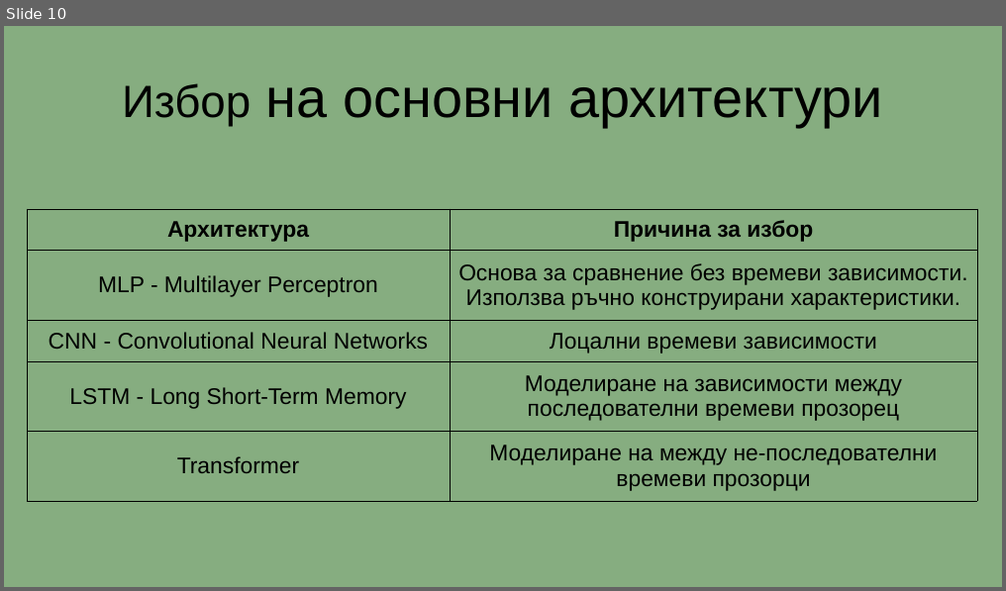
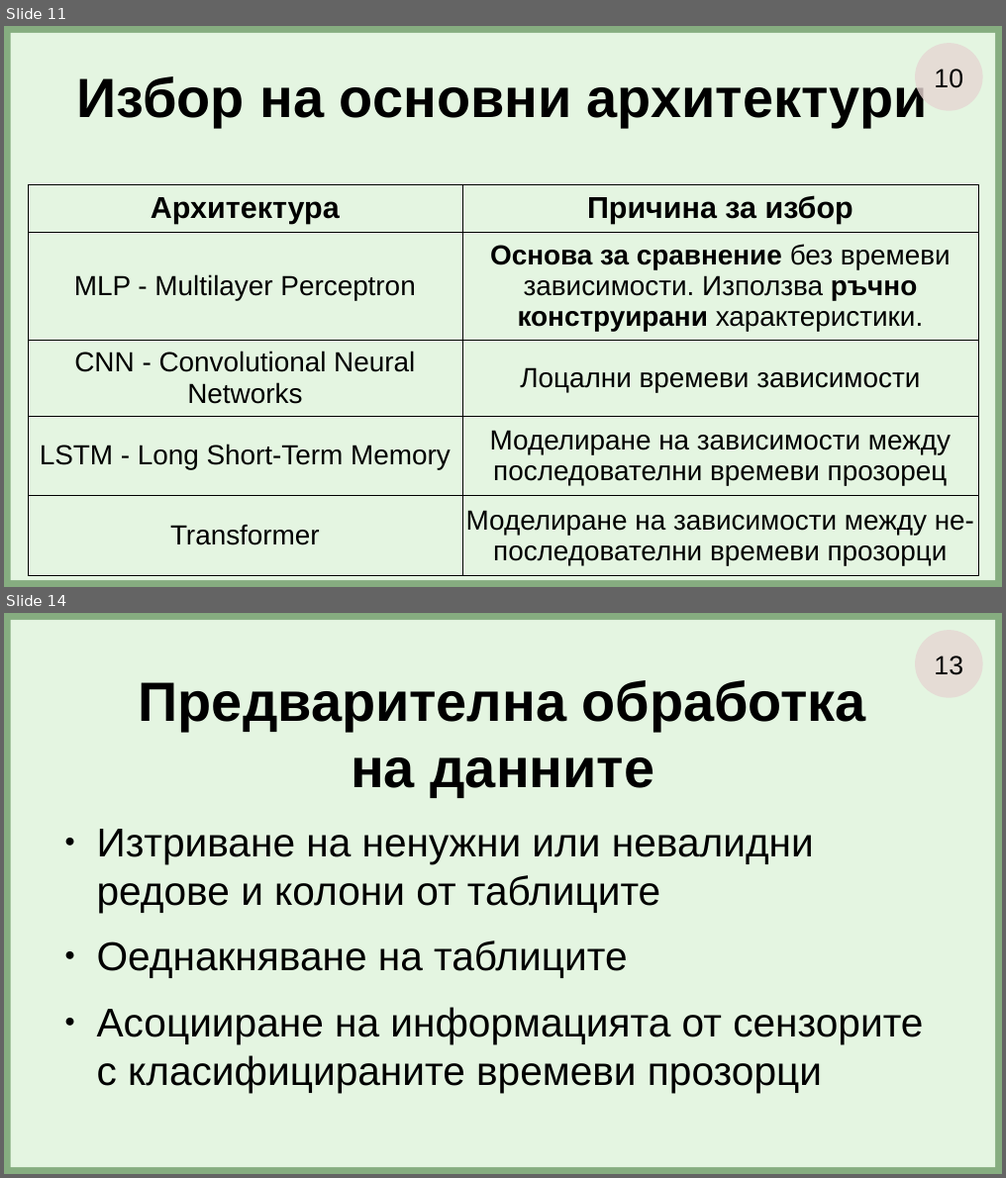
Before and after one commit to GeorgeChaparov/University-Theses, a slide deck: Presentation.odp. Shown one above the other, each under a label of ours: slide 10 before the commit, slides 11 and 14 after it; the slides between them are not shown. The pictures are 1006x591 and 1006x1178 pixels, drawn with LibreOffice and Linux fonts; fonts in the diff are those of the drawing. Boxes give left, top, right and bottom in pixels: in the first picture for what was removed or moved away, otherwise in the second. Text is boxed around its words. In the diff, an @@ line names an element or a change of style, - is before the commit and + after.

```diff
--- a/Presentation.odp
+++ b/Presentation.odp
@@ slide 14 added at (4, 613, 1002, 1174), background #86AD80 @@
@@ rectangle added at (10, 619, 996, 1167), fill #E4F5E1 @@
@@ ellipse added at (915, 630, 983, 698), fill #E6D6D3 at 80% opacity, 21 pt, text #000000 @@
+13
@@ title added at (139, 680, 866, 797), 44 pt, text #000000, bold @@
+Предварителна обработка на данните
@@ text added at (97, 829, 923, 1093), 32 pt, text #000000 @@
+● Изтриване на ненужни или невалидни редове и колони от таблиците
+● Оеднакняване на таблиците
+● Асоцииране на информацията от сензорите с класифицираните времеви прозорци
@@ what was slide 10 is now slide 11 @@
@@ slide 11 changed as well @@
@@ rectangle added at (10, 32, 996, 580), fill #E4F5E1 @@
@@ title "Избор на основни архитектури" at (77, 76, 928, 127): size 36 to 44 pt in "Избор"; bold on @@
@@ ellipse added at (915, 43, 983, 111), fill #E6D6D3 at 80% opacity, 21 pt, text #000000 @@
+10
@@ table at (28, 184, 978, 570) @@
-row 5, column 2: Моделиране на между не-последователни времеви прозорци
+row 5, column 2: Моделиране на зависимости между не-последователни времеви прозорци
@@ size 18 to 24 pt in "Архитектура", "Причина за избор" @@
@@ size 18 to 22 pt in "MLP - Multilayer Perceptron", "Основа за сравнение без времеви зависимости. Използва ...", "CNN - Convolutional Neural Networks", "Лоцални времеви зависимости" and 3 more places @@
@@ bold on in "Основа за сравнение ръчно конструирани" @@
@@ table: place and size @@
-table at (27, 209, 977, 501)
+table at (28, 184, 978, 570)
```
Also in this commit, not shown: 8 other slides changed, 15 other slides added, 13 slides removed, 7 other files.
